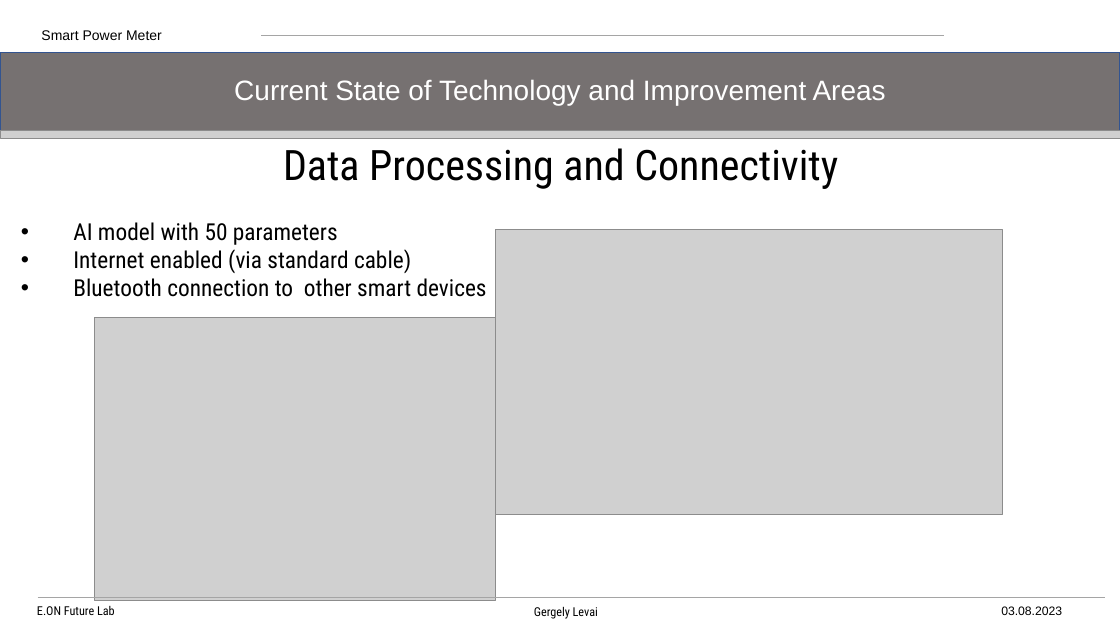
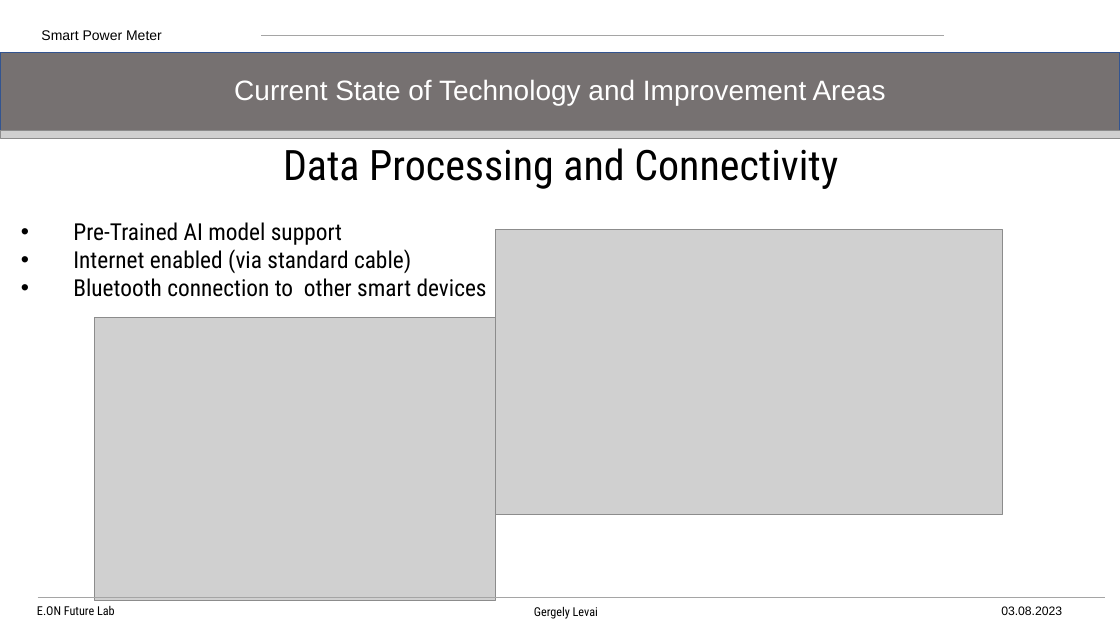
Before and after one commit to GarlicPerson/E.ON_Repo, a slide deck: slide 3 of Non-Technical Summary.pptx. Drawn at 1120x630 pixels with LibreOffice and Linux fonts; fonts in the diff are those of the drawing; grey boxes stand for pictures; background and template pictures are left out. Boxes give left, top, right and bottom in pixels: in the first picture for what was removed or moved away, otherwise in the second. Text is boxed around its words. In the diff, an @@ line names an element or a change of style, - is before the commit and + after.

```diff
--- a/Non-Technical Summary.pptx
+++ b/Non-Technical Summary.pptx
@@ text at [73,222,342,245]: text changed @@
-• AI model with 50 parameters
+• Pre-Trained AI model support
```
Also in this commit, not shown: 3 other files.
